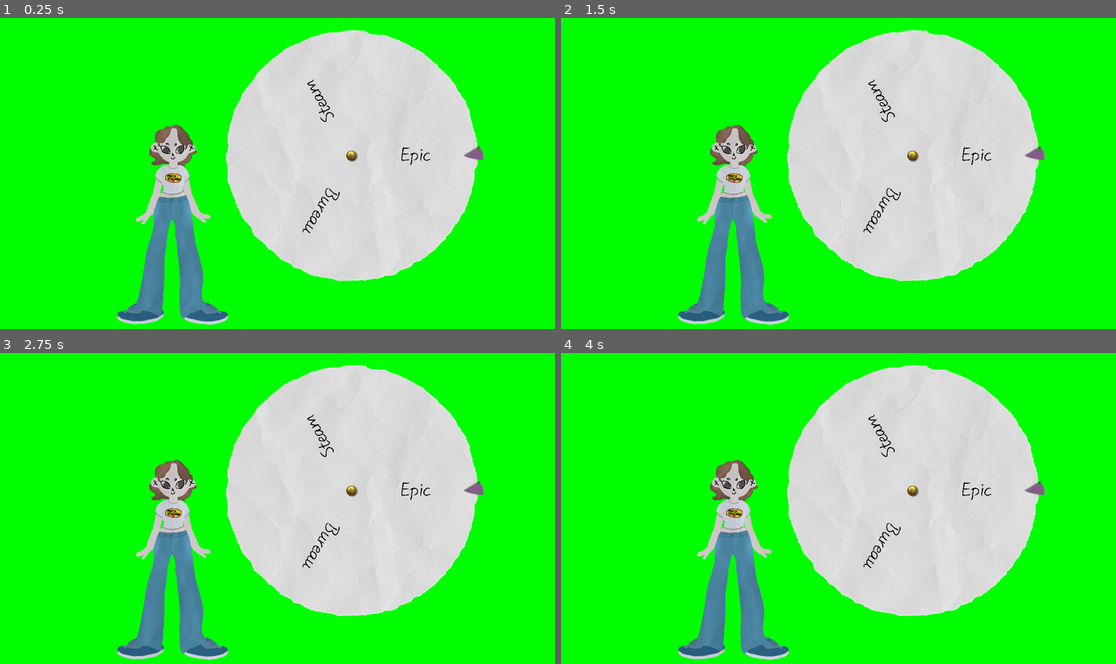
Above: before the commit, frames 1-4 (two rows, left to right).
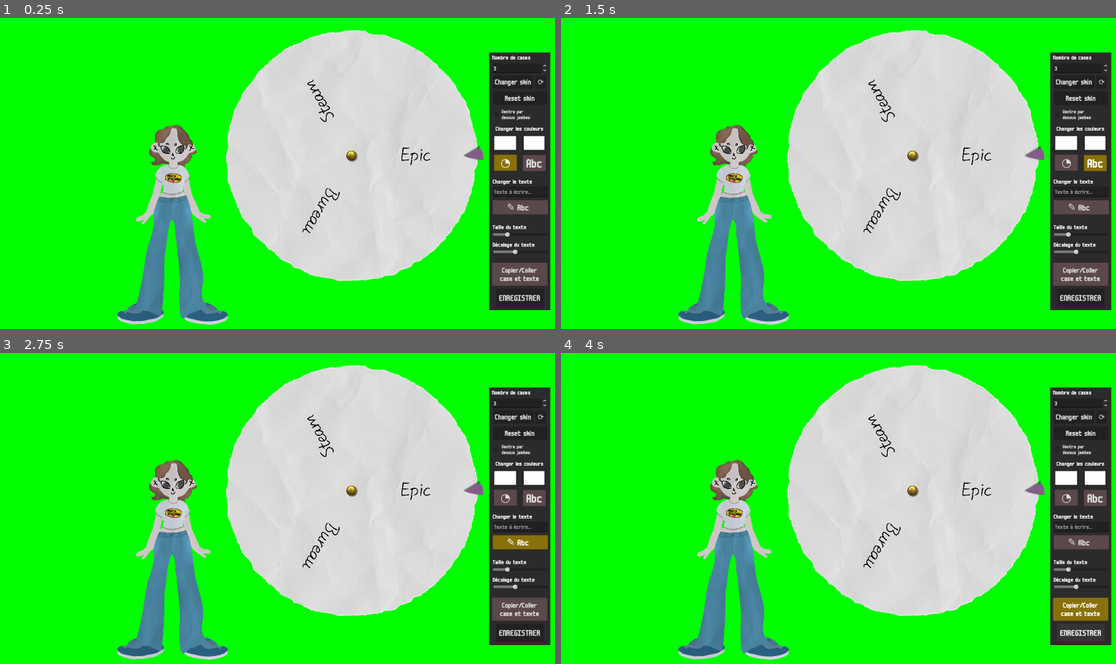
Above: after the commit, the same moments.

Repository: VikThorio/Sidroueska
Game: Godot game, scene res://main_scene.tscn
Same seed, same stepped clock (60 frames per second), same inputs: the game is played once before the commit and once after it.
Inputs (mouse positions are in pixels of both pictures, inside the frame that each line leads up to):
- Up to frame 1 (0.25 s): no input
- Up to frame 2 (1.5 s): click (1066, 164) at 0.5 s, where only the run after the commit has a clickable "◔"; click (1093, 164) at 1.25 s, where only the run after the commit has a clickable "Abc"
- Up to frame 3 (2.75 s): click (521, 542) at 2 s, where only the run after the commit has a clickable "✎ Abc"
- Up to frame 4 (4 s): click (1082, 608) at 2.75 s, where only the run after the commit has a clickable "Copier/Coller case et texte"; click (1082, 632) at 3.5 s, where only the run after the commit has a clickable "ENREGISTRER"

The runs differ from the first frame. In frame 1, 9.2% of the frame differs, in the area x 88-100%, y 10-94%; in frame 2, 9.2%; in frame 3, 9.2%; in frame 4, 9.2%.

Commit message:
amélioration mécanique de changement de couleurs

Diff:
--- a/roue.gd
+++ b/roue.gd
@@ -17,6 +17,7 @@
 
 var border_values: Array[float] = []
 var params_visible: bool = false
+var has_copied: bool = false
 
 var temp_color: Color = Color.BLACK
 
@@ -62,18 +63,15 @@
             var quartier_idx_f: float = angle / (2.0 * PI) * float(save_data.nb_quartiers);
             var quartier_idx: int = int(quartier_idx_f);
 
-            if $Parameters/PaintSlice.button_pressed or $Parameters/CopierColler.button_pressed:
+            if $Parameters/PaintSlice.button_pressed or ($Parameters/CopierColler.button_pressed and has_copied):
                 save_data.colors[quartier_idx] = color_to_vector4($Parameters/ColorPicker.color)
                 $Roue.material.set_shader_parameter("couleurs", save_data.colors);
-            if $Parameters/PainText.button_pressed:
-                save_data.label_colors[quartier_idx] = $Parameters/ColorPicker.color
-                $Roue/Labels.get_children()[quartier_idx].color = $Parameters/ColorPicker.color
-            if $Parameters/ChangeText.button_pressed or $Parameters/CopierColler.button_pressed:
+            if $Parameters/PainText.button_pressed or ($Parameters/CopierColler.button_pressed and has_copied):
+                save_data.label_colors[quartier_idx] = $Parameters/ColorPickerText.color
+                $Roue/Labels.get_children()[quartier_idx].color = $Parameters/ColorPickerText.color
+            if $Parameters/ChangeText.button_pressed or ($Parameters/CopierColler.button_pressed and has_copied):
                 save_data.labels[quartier_idx] = $Parameters/LineEdit.text
                 $Roue/Labels.get_children()[quartier_idx].text = $Parameters/LineEdit.text
-            if $Parameters/CopierColler.button_pressed:
-                save_data.label_colors[quartier_idx] = temp_color
-                $Roue/Labels.get_children()[quartier_idx].color = temp_color
             clear_and_generate_labels()
 
         if event is InputEventMouseButton and event.button_index == MOUSE_BUTTON_RIGHT and event.pressed:
@@ -82,14 +80,14 @@
             var quartier_idx_f: float = angle / (2.0 * PI) * float(save_data.nb_quartiers);
             var quartier_idx: int = int(quartier_idx_f);
 
+            if $Parameters/CopierColler.button_pressed:
+                has_copied = true
             if $Parameters/PaintSlice.button_pressed or $Parameters/CopierColler.button_pressed:
                 $Parameters/ColorPicker.color = vector4_to_color(save_data.colors[quartier_idx])
-            if $Parameters/PainText.button_pressed:
-                $Parameters/ColorPicker.color = $Roue/Labels.get_children()[quartier_idx].color
+            if $Parameters/PainText.button_pressed or $Parameters/CopierColler.button_pressed:
+                $Parameters/ColorPickerText.color = $Roue/Labels.get_children()[quartier_idx].color
             if $Parameters/ChangeText.button_pressed or $Parameters/CopierColler.button_pressed:
                 $Parameters/LineEdit.text = $Roue/Labels.get_children()[quartier_idx].text
-            if $Parameters/CopierColler.button_pressed:
-                temp_color = $Roue/Labels.get_children()[quartier_idx].color
 
 func _on_spin_box_value_changed(value: float) -> void:
     save_data.nb_quartiers = int(value)
--- a/roue.tscn
+++ b/roue.tscn
@@ -44,7 +44,6 @@
 save_data = ExtResource("2_filp8")
 
 [node name="Parameters" type="Node2D" parent="."]
-visible = false
 position = Vector2(-96, 45)
 scale = Vector2(0.763675, 0.763675)
 
@@ -56,10 +55,19 @@
 color = Color(0.17, 0.17, 0.17, 1)
 
 [node name="ColorPicker" type="ColorPickerButton" parent="Parameters"]
-offset_left = 567.21
-offset_top = -123.516
-offset_right = 735.21
-offset_bottom = -72.5161
+offset_left = 567.0
+offset_top = -124.0
+offset_right = 643.0
+offset_bottom = -73.0
+focus_mode = 0
+color = Color(1, 1, 1, 1)
+edit_alpha = false
+
+[node name="ColorPickerText" type="ColorPickerButton" parent="Parameters"]
+offset_left = 659.0
+offset_top = -124.0
+offset_right = 731.0
+offset_bottom = -73.0
 focus_mode = 0
 color = Color(1, 1, 1, 1)
 edit_alpha = false
@@ -90,10 +98,10 @@
 text = "Abc"
 
 [node name="ChangeText" type="Button" parent="Parameters"]
-offset_left = 564.21
-offset_top = 221.865
-offset_right = 736.21
-offset_bottom = 265.865
+offset_left = 565.686
+offset_top = 79.8567
+offset_right = 737.686
+offset_bottom = 123.857
 focus_mode = 0
 theme = SubResource("Theme_filp8")
 theme_override_font_sizes/font_size = 30
@@ -124,10 +132,10 @@
 horizontal_alignment = 1
 
 [node name="Label5" type="Label" parent="Parameters"]
-offset_left = 564.21
-offset_top = 152.484
-offset_right = 736.21
-offset_bottom = 175.484
+offset_left = 565.686
+offset_top = 10.4757
+offset_right = 737.686
+offset_bottom = 33.4757
 theme_override_font_sizes/font_size = 21
 text = "Changer le texte"
 
@@ -141,17 +149,17 @@
 
 [node name="Label3" type="Label" parent="Parameters"]
 offset_left = 566.21
-offset_top = 20.484
+offset_top = 151.897
 offset_right = 735.21
-offset_bottom = 43.484
+offset_bottom = 174.897
 theme_override_font_sizes/font_size = 21
 text = "Taille du texte"
 
 [node name="Label4" type="Label" parent="Parameters"]
 offset_left = 566.21
-offset_top = 75.484
+offset_top = 206.897
 offset_right = 735.21
-offset_bottom = 98.484
+offset_bottom = 229.897
 theme_override_font_sizes/font_size = 21
 text = "Décalage du texte"
 
@@ -167,9 +175,9 @@
 
 [node name="SizeSlider" type="HSlider" parent="Parameters"]
 offset_left = 566.21
-offset_top = 47.484
+offset_top = 178.897
 offset_right = 735.21
-offset_bottom = 63.484
+offset_bottom = 194.897
 focus_mode = 0
 max_value = 2.0
 step = 0.0
@@ -177,19 +185,19 @@
 
 [node name="ShiftSlider" type="HSlider" parent="Parameters"]
 offset_left = 567.21
-offset_top = 101.484
+offset_top = 232.897
 offset_right = 736.21
-offset_bottom = 117.484
+offset_bottom = 248.897
 focus_mode = 0
 min_value = -500.0
 max_value = 1500.0
 step = 0.0
 
 [node name="LineEdit" type="LineEdit" parent="Parameters"]
-offset_left = 564.21
-offset_top = 179.484
-offset_right = 736.21
-offset_bottom = 212.484
+offset_left = 565.686
+offset_top = 37.4757
+offset_right = 737.686
+offset_bottom = 70.4757
 focus_mode = 1
 theme_override_font_sizes/font_size = 21
 placeholder_text = "Texte à écrire..."
--- a/sidouska.tscn
+++ b/sidouska.tscn
@@ -295,7 +295,7 @@
 texture = ExtResource("11_cxumk")
 
 [node name="TimerYeux" type="Timer" parent="Skeleton2D/Hanches/Ventre/Cou/Tête"]
-wait_time = 3.59247
+wait_time = 4.56476
 
 [node name="IKTargets" type="Node2D" parent="."]
 
